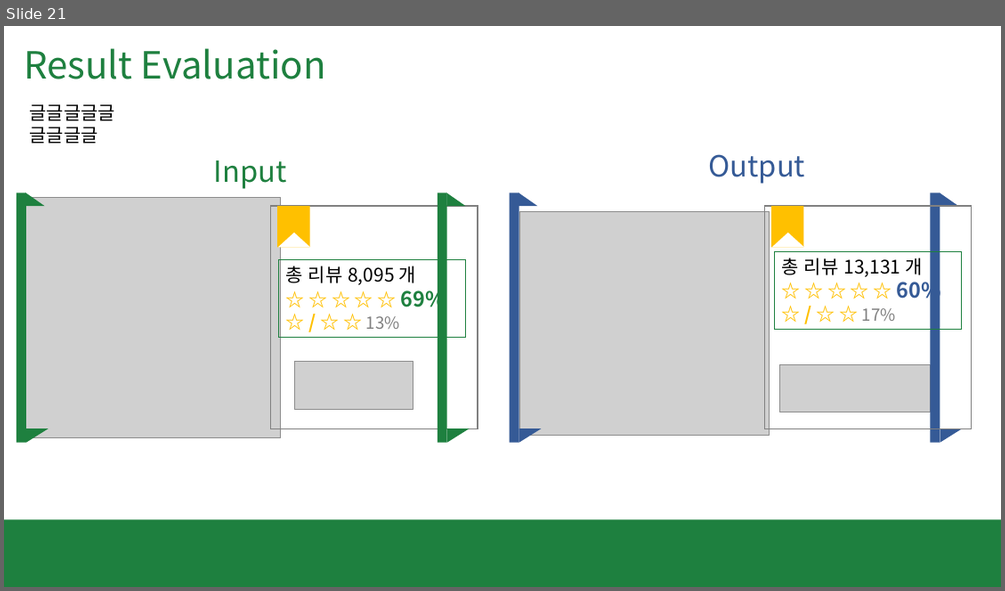
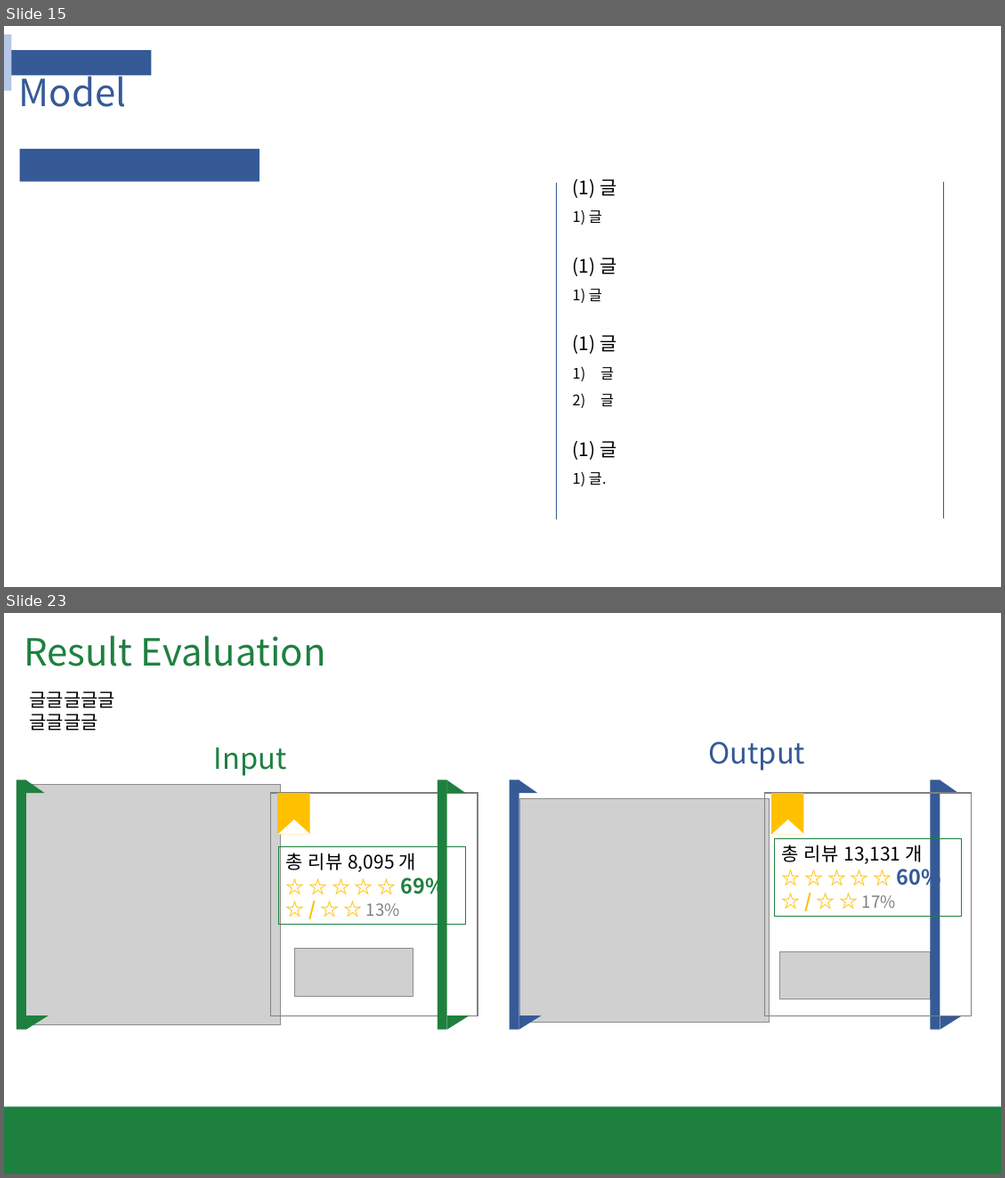
Before and after one commit to ddamddi/bigdata, a slide deck: ppt/[빅데이터]정영진 최종발표 템플릿 도안 준홍 수정.pptx. Shown one above the other, each under a label of ours: slide 21 before the commit, slides 15 and 23 after it; the slides between them are not shown. The pictures are 1005x591 and 1005x1178 pixels, drawn with LibreOffice and Linux fonts; fonts in the diff are those of the drawing; grey boxes stand for pictures. Boxes give left, top, right and bottom in pixels: in the first picture for what was removed or moved away, otherwise in the second. Text is boxed around its words. In the diff, an @@ line names an element or a change of style, - is before the commit and + after.

```diff
--- a/ppt/[빅데이터]정영진 최종발표 템플릿 도안 준홍 수정.pptx
+++ b/ppt/[빅데이터]정영진 최종발표 템플릿 도안 준홍 수정.pptx
@@ slide 15 added at (x1=4, y1=26, x2=1001, y2=587), background #FFFFFF @@
@@ rectangle added at (x1=4, y1=34, x2=11, y2=90), fill #B4C7E7 @@
@@ rectangle added at (x1=8, y1=50, x2=152, y2=75), fill #355A96, 14 pt, text #FFFFFF, bold @@
+3. Implementation
@@ text added at (x1=19, y1=68, x2=127, y2=107), 36 pt, text #355A96 @@
+Model
@@ rectangle added at (x1=20, y1=149, x2=259, y2=182), fill #355A96, 20 pt, text #FFFFFF @@
+Result
@@ line added from (556, 183) to (556, 519), #355A96 0.5 pt @@
@@ text added at (x1=573, y1=179, x2=616, y2=224), 18 pt, text #000000 @@
+(1) 글
+1) 글
@@ line added from (943, 182) to (943, 518), #355A96 0.5 pt @@
@@ text added at (x1=573, y1=257, x2=616, y2=303), 18 pt, text #000000 @@
+(1) 글
+1) 글
@@ text added at (x1=573, y1=335, x2=616, y2=406), 18 pt, text #000000 @@
+(1) 글
+1) 글
+2) 글
@@ text added at (x1=573, y1=441, x2=616, y2=486), 18 pt, text #000000 @@
+(1) 글
+1) 글.
@@ what was slide 21 is now slide 23 @@
```
Also in this commit, not shown: 19 slides changed, 1 other slide added.
